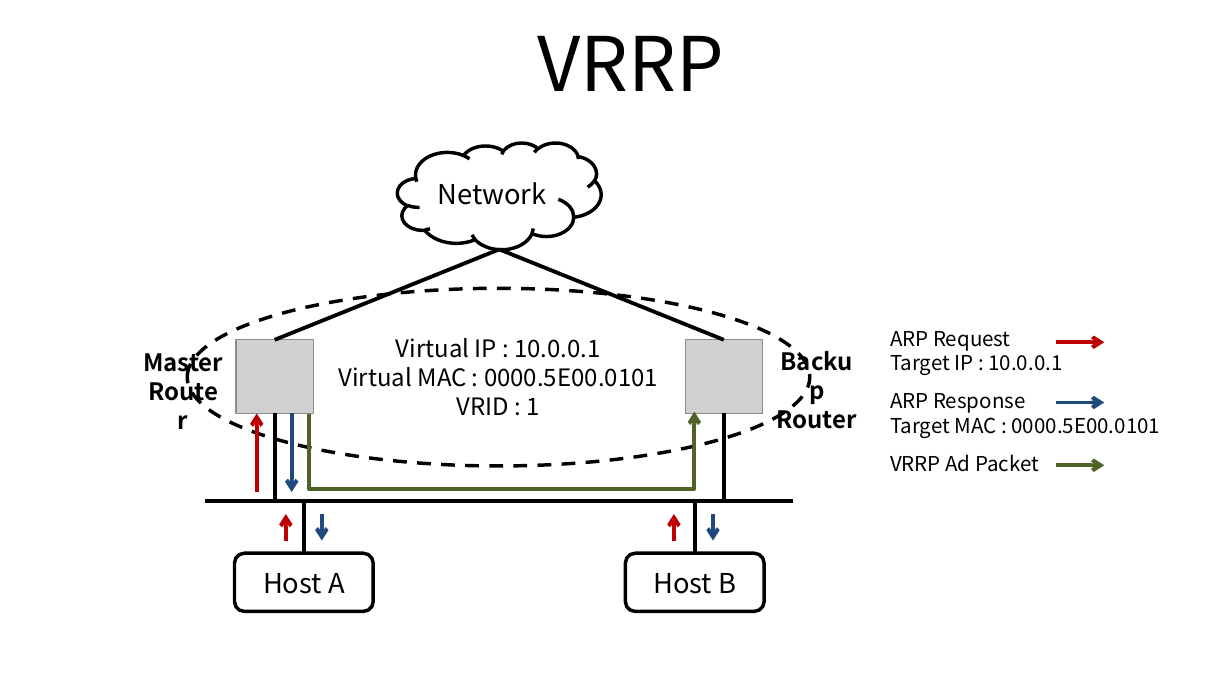
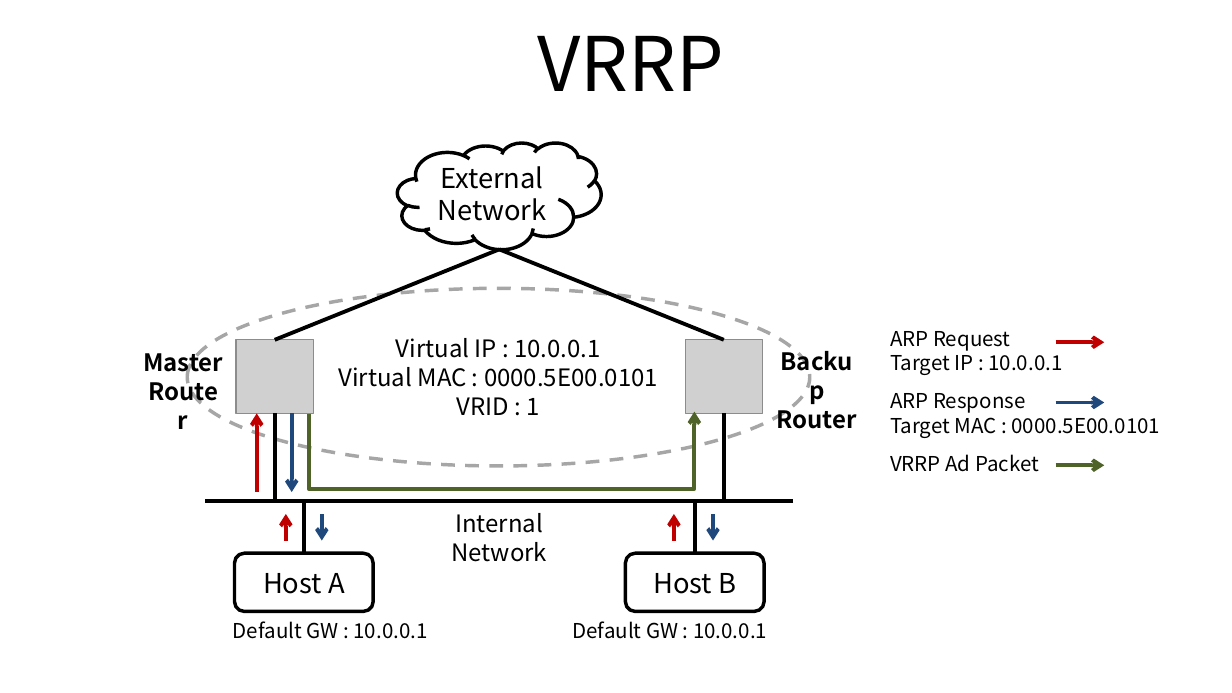
Before and after one commit to ssup2/blog-old, a slide deck: slide 2 of images/theory_analysis/VRRP/VRRP.pptx. Drawn at 1232x693 pixels with LibreOffice and Linux fonts; fonts in the diff are those of the drawing; grey boxes stand for pictures. Boxes give left, top, right and bottom in pixels: in the first picture for what was removed or moved away, otherwise in the second. Text is boxed around its words. In the diff, an @@ line names an element or a change of style, - is before the commit and + after.

Commit message:
Update VRRP

```diff
--- a/images/theory_analysis/VRRP/VRRP.pptx
+++ b/images/theory_analysis/VRRP/VRRP.pptx
@@ text in cloud at bbox=[440, 160, 543, 189]: paragraph added @@
+External
@@ ellipse "Virtual IP : 10.0.0.1" at bbox=[187, 288, 809, 466]: outline #000000 2 pt dashed to #A6A6A6 2 pt dashed @@
@@ text added at bbox=[451, 513, 547, 562], 14 pt, text #000000 @@
+Internal Network
@@ text added at bbox=[233, 621, 428, 639], 12 pt, text #000000 @@
+Default GW : 10.0.0.1
@@ text added at bbox=[572, 621, 767, 639], 12 pt, text #000000 @@
+Default GW : 10.0.0.1
```
Also in this commit, not shown: 1 other slide changed, 3 other files.
